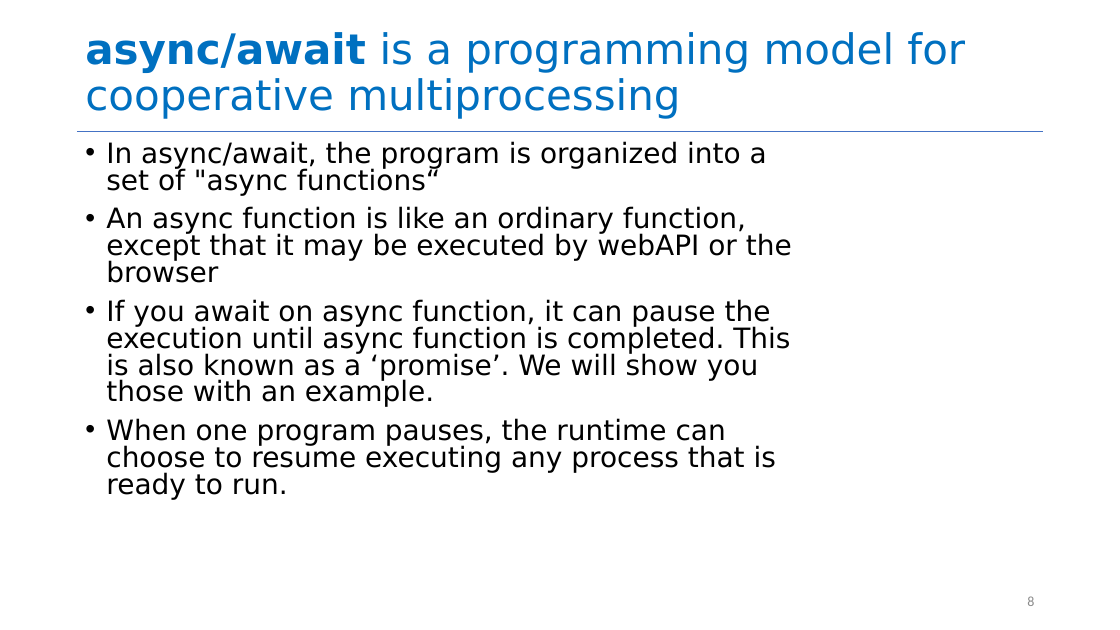
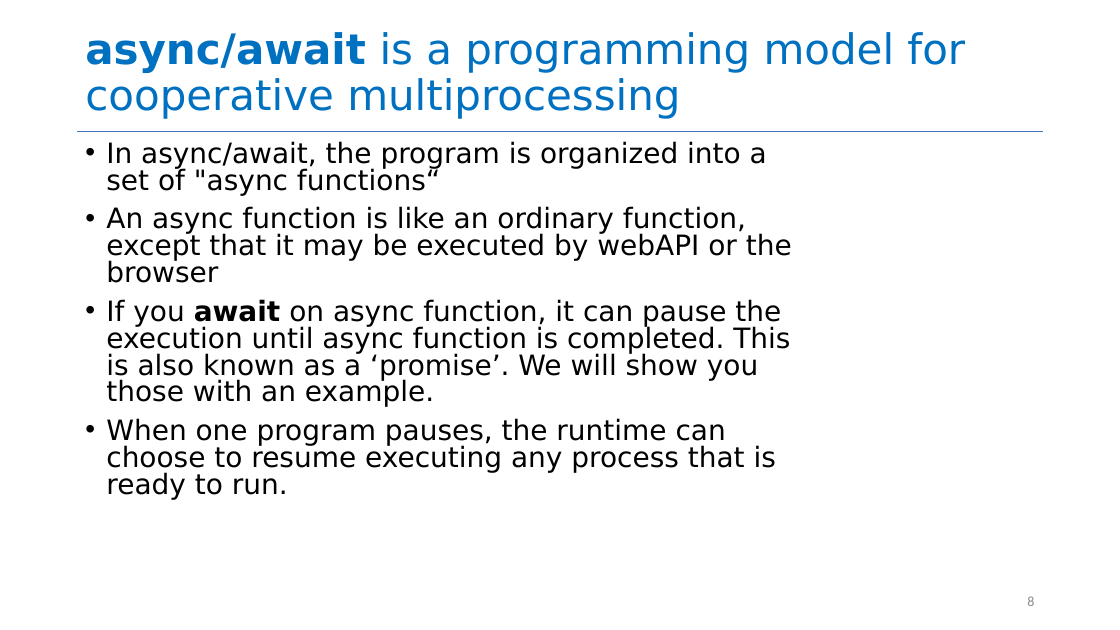
Before and after one commit to neu-se/CS4530-Summer-2026, a slide deck: slide 8 of Slides/Module 08 Concurrency Patterns in Typescript.pptx. Drawn at 1120x630 pixels with LibreOffice and Linux fonts; fonts in the diff are those of the drawing. Boxes give left, top, right and bottom in pixels: in the first picture for what was removed or moved away, otherwise in the second. Text is boxed around its words. In the diff, an @@ line names an element or a change of style, - is before the commit and + after.

Commit message:
fixed typos async

```diff
--- a/Slides/Module 08 Concurrency Patterns in Typescript.pptx
+++ b/Slides/Module 08 Concurrency Patterns in Typescript.pptx
@@ text at box(106, 299, 790, 407): bold on in "await" @@
```
Also in this commit, not shown: 3 other slides changed, 1 other file.
